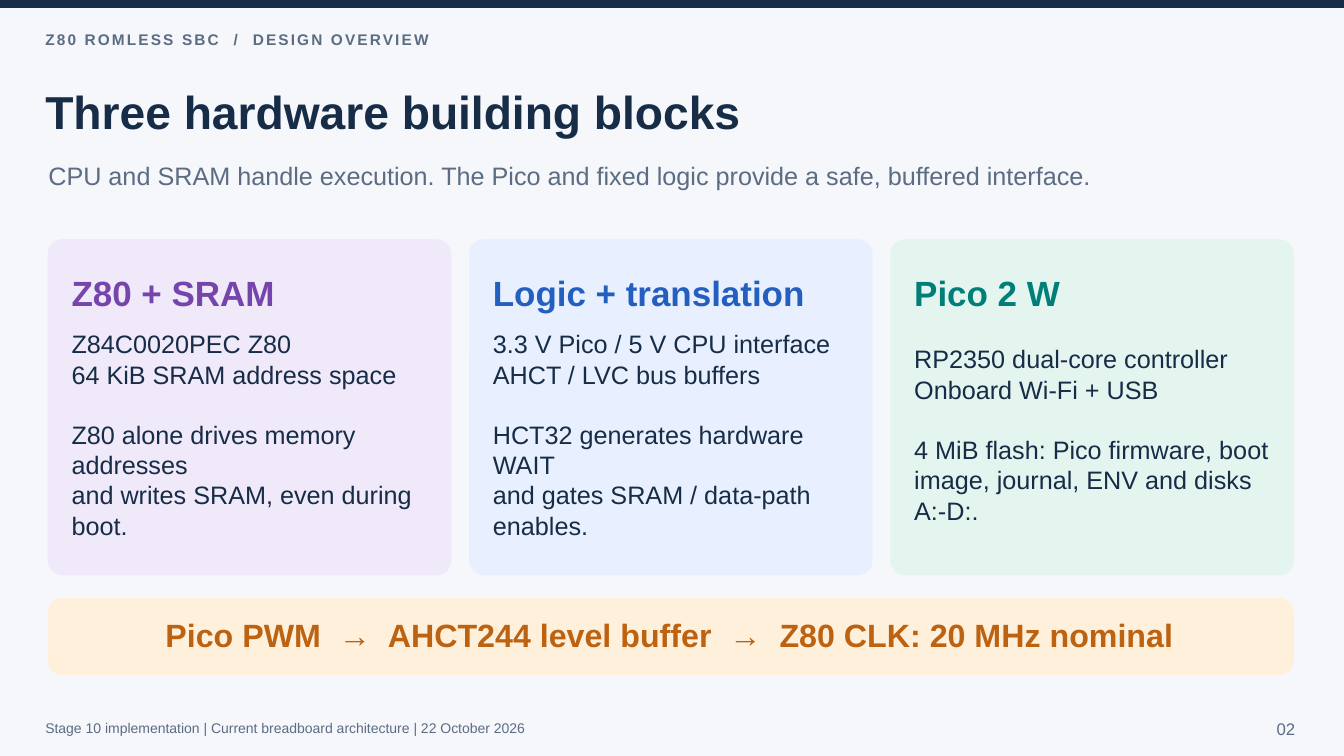
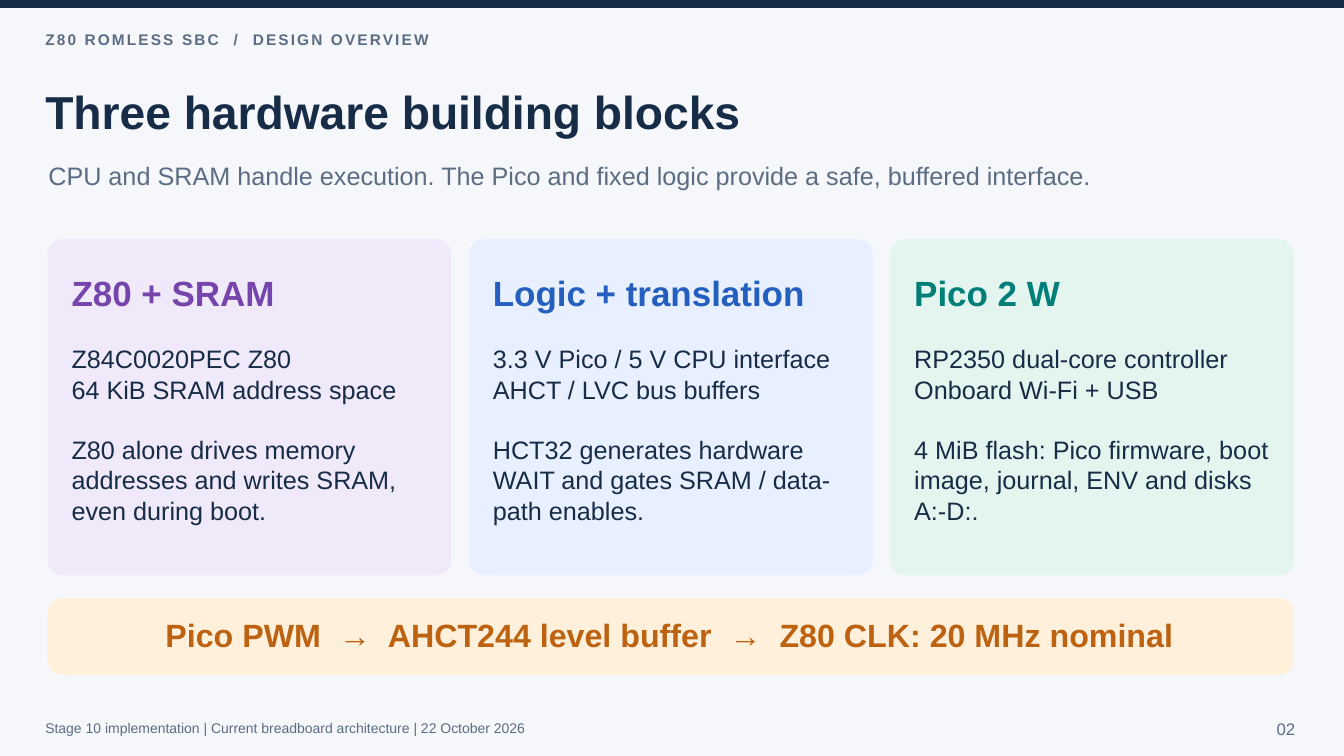
Before and after one commit to gloveboxes/Z80ROMlessSBC, a slide deck: slide 2 of docs/Z80-ROMless-SBC-Design-Overview.pptx. Drawn at 1344x756 pixels with LibreOffice and Linux fonts; fonts in the diff are those of the drawing. Boxes give left, top, right and bottom in pixels: in the first picture for what was removed or moved away, otherwise in the second. Text is boxed around its words. In the diff, an @@ line names an element or a change of style, - is before the commit and + after.

```diff
--- a/docs/Z80-ROMless-SBC-Design-Overview.pptx
+++ b/docs/Z80-ROMless-SBC-Design-Overview.pptx
@@ text at [72, 440, 396, 525]: text changed @@
-Z80 alone drives memory addresses
-and writes SRAM, even during boot.
+Z80 alone drives memory addresses and writes SRAM, even during boot.
@@ text at [493, 440, 830, 525]: text changed @@
-HCT32 generates hardware WAIT
-and gates SRAM / data-path enables.
+HCT32 generates hardware WAIT and gates SRAM / data-path enables.
```
Also in this commit, not shown: 3 slides added.
